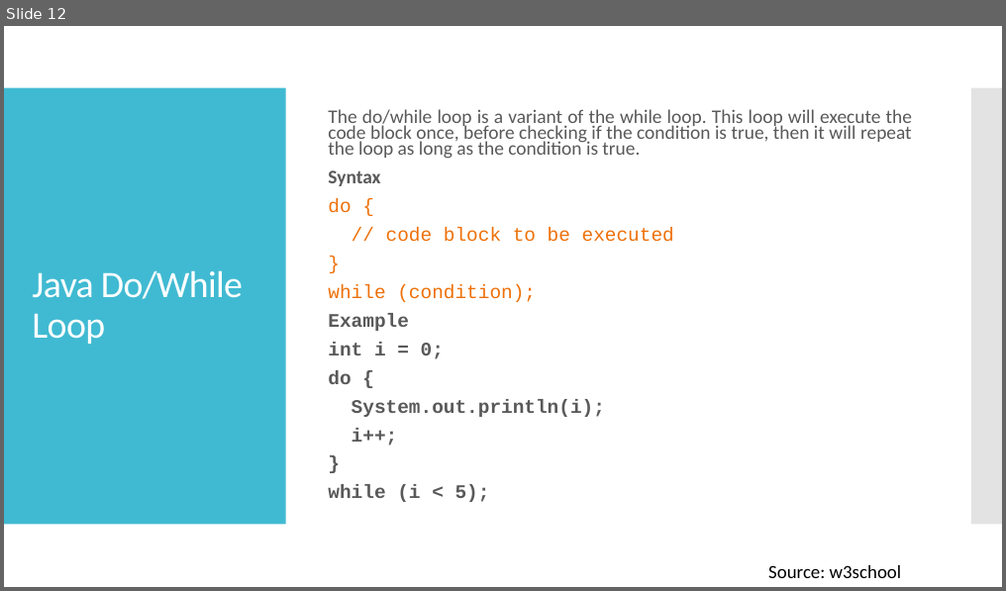
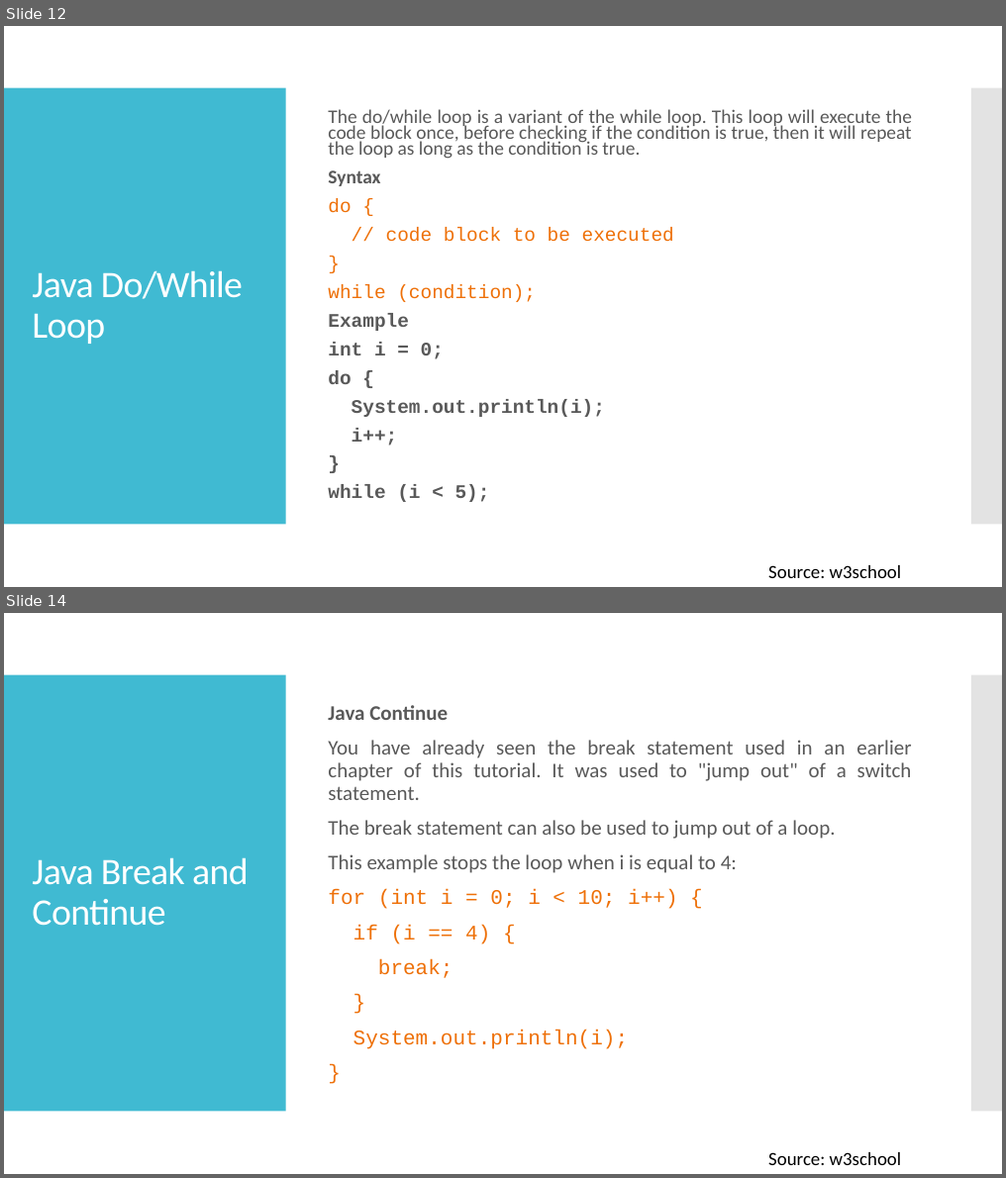
Before and after one commit to huutriGh/mnl_java, a slide deck: Java_day_3.pptx. Shown one above the other, each under a label of ours: slide 12 before the commit, slides 12 and 14 after it; the slides between them are not shown. The pictures are 1006x591 and 1006x1178 pixels, drawn with LibreOffice and Linux fonts; fonts in the diff are those of the drawing. Boxes give left, top, right and bottom in pixels: in the first picture for what was removed or moved away, otherwise in the second. Text is boxed around its words. In the diff, an @@ line names an element or a change of style, - is before the commit and + after.

```diff
--- a/Java_day_3.pptx
+++ b/Java_day_3.pptx
@@ slide 14 added at <box>4,613,1002,1174</box>, background #FFFFFF; not listed: 2 template elements that a slide beside it also shows @@
@@ text added at <box>328,705,912,1050</box>, 20 pt, text #595959 @@
+Java Continue
+You have already seen the break statement used in an earlier chapter of this tutorial. It was used to "jump out" of a switch statement.
+The break statement can also be used to jump out of a loop.
+This example stops the loop when i is equal to 4:
+for (int i = 0; i < 10; i++) {
+if (i == 4) {
+break;
+}
+System.out.println(i);
+}
@@ title added at <box>32,858,249,926</box>, 36 pt, text #FFFFFF @@
+Java Break and Continue
@@ text added at <box>768,1153,902,1165</box>, 18 pt, text #000000 @@
+Source: w3school
```
Also in this commit, not shown: 2 other slides added.
